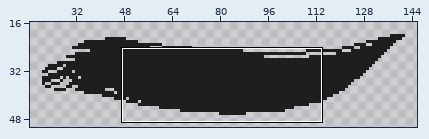
Pixel-art file: 과거시험 시제/이미지 작업/interface/demo_start.aseprite. Above: a wide view before the commit, with the close-up outlined.
Close-up. First the earlier version:
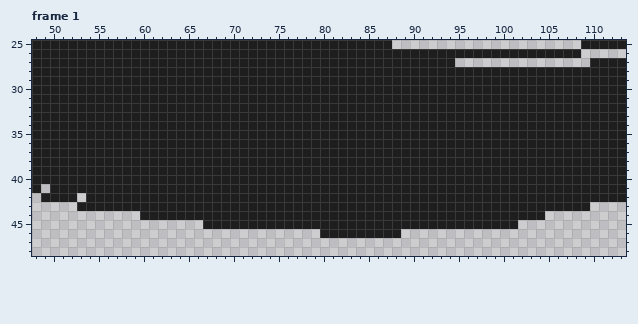
160x64 pixels, 1 frame. Shown: frame 1: x 48..113, y 25..48. The wide view leaves out empty margins. The commit also changed other frames or places, which this record leaves out.
Now the later version:
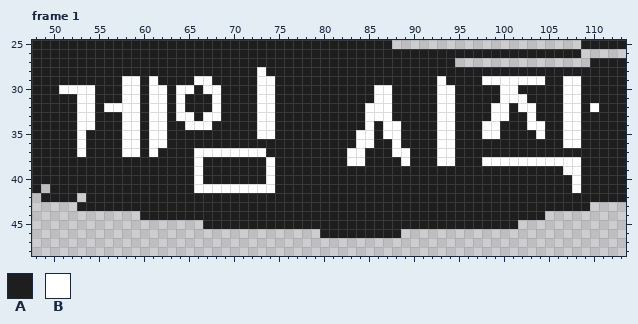
Palette (. is transparent): A #1f1e1e  B #ffffff
Difference:
--- frame 1, layer "Layer 2"
@@ x 48..113 @@
 27 AAAAAAAAAAAAAAAAAAAAAAAAAAAAAAAAAAAAAAAAAAAAAAA...............AAAA
-28 AAAAAAAAAAAAAAAAAAAAAAAAAAAAAAAAAAAAAAAAAAAAAAAAAAAAAAAAAAAAAAAAAA
-29 AAAAAAAAAAAAAAAAAAAAAAAAAAAAAAAAAAAAAAAAAAAAAAAAAAAAAAAAAAAAAAAAAA
-30 AAAAAAAAAAAAAAAAAAAAAAAAAAAAAAAAAAAAAAAAAAAAAAAAAAAAAAAAAAAAAAAAAA
-31 AAAAAAAAAAAAAAAAAAAAAAAAAAAAAAAAAAAAAAAAAAAAAAAAAAAAAAAAAAAAAAAAAA
-32 AAAAAAAAAAAAAAAAAAAAAAAAAAAAAAAAAAAAAAAAAAAAAAAAAAAAAAAAAAAAAAAAAA
-33 AAAAAAAAAAAAAAAAAAAAAAAAAAAAAAAAAAAAAAAAAAAAAAAAAAAAAAAAAAAAAAAAAA
-34 AAAAAAAAAAAAAAAAAAAAAAAAAAAAAAAAAAAAAAAAAAAAAAAAAAAAAAAAAAAAAAAAAA
-35 AAAAAAAAAAAAAAAAAAAAAAAAAAAAAAAAAAAAAAAAAAAAAAAAAAAAAAAAAAAAAAAAAA
-36 AAAAAAAAAAAAAAAAAAAAAAAAAAAAAAAAAAAAAAAAAAAAAAAAAAAAAAAAAAAAAAAAAA
-37 AAAAAAAAAAAAAAAAAAAAAAAAAAAAAAAAAAAAAAAAAAAAAAAAAAAAAAAAAAAAAAAAAA
-38 AAAAAAAAAAAAAAAAAAAAAAAAAAAAAAAAAAAAAAAAAAAAAAAAAAAAAAAAAAAAAAAAAA
-39 AAAAAAAAAAAAAAAAAAAAAAAAAAAAAAAAAAAAAAAAAAAAAAAAAAAAAAAAAAAAAAAAAA
-40 AAAAAAAAAAAAAAAAAAAAAAAAAAAAAAAAAAAAAAAAAAAAAAAAAAAAAAAAAAAAAAAAAA
-41 A.AAAAAAAAAAAAAAAAAAAAAAAAAAAAAAAAAAAAAAAAAAAAAAAAAAAAAAAAAAAAAAAA
+28 AAAAAAAAAAAAAAAAAAAAAAAAABAAAAAAAAAAAAAAAAAAAAAAAAAAAAAAAAAAAAAAAA
+29 AAAAAAAAAABBABAAAABBAAAAABBAAAAAAAAAAAAAAAAAABAAAABBBBBBBAABBAAAAA
+30 AAABBBBAAABBABBABBABBAAAABBAAAAAAAAAAABBAAAAABBAAAAABBAAAAABBAAAAA
+31 AAAAABBAAABBABBABAAABAAAABBAAAAAAAAAAABBAAAAABBAAAAABBBAAAABBAAAAA
+32 AAAAABBABBBBABBABAAABAAAABBAAAAAAAAAABBBAAAAABBAAAABBABBAAABBABAAA
+33 AAAAABBAAABBABBABBABBAAAABBAAAAAAAAAABBBAAAAABBAAAABBAABAAABBAAAAA
+34 AAAAABBAAABBABBAABBBAAAAABBAAAAAAAAAABABBAAAABBAAABBAAABBAABBAAAAA
+35 AAAAABAAAABBABBAAAAAAAAAABBAAAAAAAAABBABBAAAABBAAABBAAAABAABBAAAAA
+36 AAAAABAAAABBABBAAAAAAAAAAAAAAAAAAAAABBAABAAAABBAAAAAAAAAAAABBAAAAA
+37 AAAAABAAAABBABAAAABBBBBBBBAAAAAAAAABBAAABBAAABBAAAAAAAAAAAAAAAAAAA
+38 AAAAAAAAAAAAAAAAAABAAAAAAABAAAAAAAABBAAAABAAABBAAABBBBBBBBBBBAAAAA
+39 AAAAAAAAAAAAAAAAAABAAAAAAABAAAAAAAAAAAAAAAAAAAAAAAAAAAAAAAABBAAAAA
+40 AAAAAAAAAAAAAAAAAABAAAAAAABAAAAAAAAAAAAAAAAAAAAAAAAAAAAAAAAABAAAAA
+41 A.AAAAAAAAAAAAAAAABBBBBBBBBAAAAAAAAAAAAAAAAAAAAAAAAAAAAAAAAABAAAAA
 42 .AAAA.AAAAAAAAAAAAAAAAAAAAAAAAAAAAAAAAAAAAAAAAAAAAAAAAAAAAAAAAAAAA
Changed places in both close-ups, as pixel boxes (x1, y1, x2, y2):
changed: (59, 67, 275, 193)
changed: (437, 76, 599, 193)
changed: (347, 85, 410, 166)
